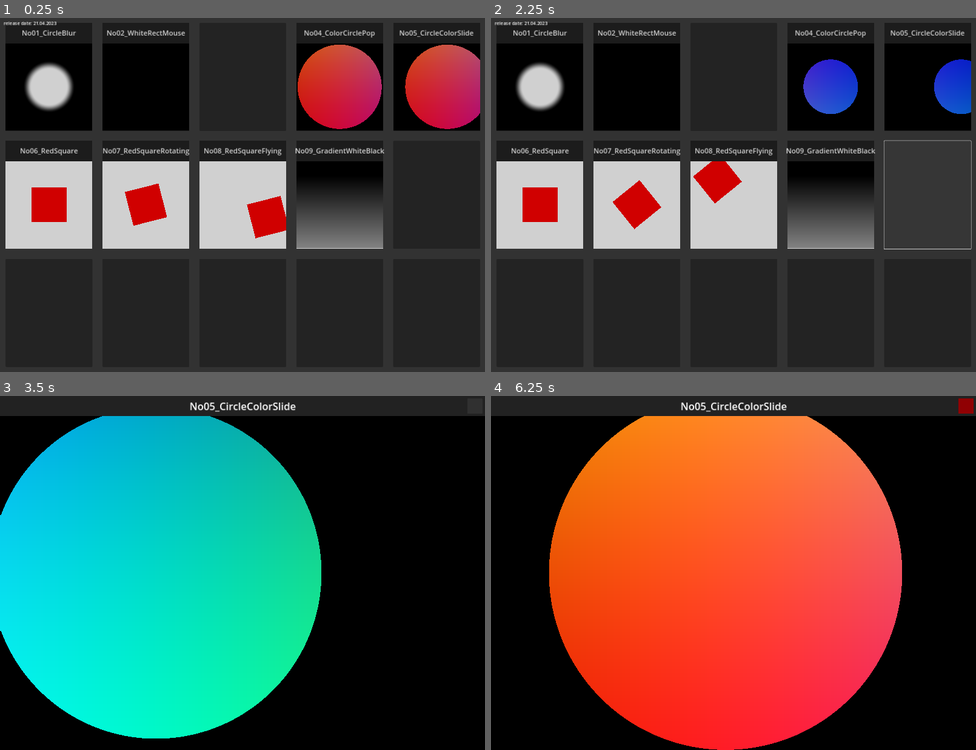
Above: before the commit, frames 1-4 (two rows, left to right).
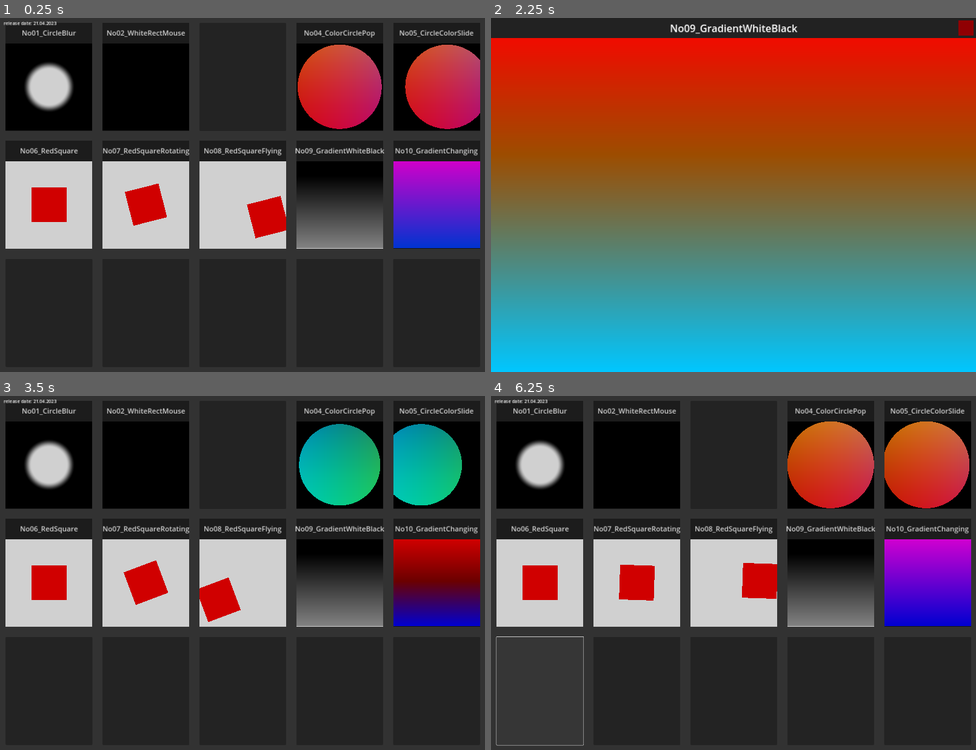
Above: after the commit, the same moments.

Repository: TechnoLukas/Godot4-Shaders
Game: Godot game, scene res://main.tscn
The game is run twice, just before and just after one commit, with the same random seed, the same clock (stepped at 60 frames per second) and the same inputs.
Inputs (mouse positions are in pixels of both pictures, inside the frame that each line leads up to):
- Up to frame 1 (0.25 s): no input
- Up to frame 2 (2.25 s): click (539, 78) at 0.52 s; click (966, 28) at 1.25 s; click (927, 195) at 2.02 s
- Up to frame 3 (3.5 s): click (475, 406) at 2.77 s
- Up to frame 4 (6.25 s): click (966, 406) at 3.52 s; click (966, 406) at 4.27 s; click (733, 456) at 5.02 s; click (539, 689) at 5.77 s

The runs differ from the first frame. In frame 1, 4.5% of the frame differs, in the area x 81-99%, y 36-66%; in frame 2, 95%, in the area x 0-100%, y 0-100%; in frame 3, 90%; in frame 4, 91%.

Commit message:
added new shader No10_GradientChanging

Diff:
--- a/main.tscn
+++ b/main.tscn
@@ -10,6 +10,7 @@
 [ext_resource type="Shader" path="res://shaders/shader_No7_Small.gdshader" id="8_plcd6"]
 [ext_resource type="Shader" path="res://shaders/shader_No8_Small.gdshader" id="9_oqkag"]
 [ext_resource type="Shader" path="res://shaders/shader_No9_Small.gdshader" id="10_lxv0p"]
+[ext_resource type="Shader" path="res://shaders/shader_No10_Small.gdshader" id="11_yvgph"]
 
 [sub_resource type="Theme" id="Theme_bhqtq"]
 
@@ -42,6 +43,9 @@
 
 [sub_resource type="ShaderMaterial" id="ShaderMaterial_ipifg"]
 shader = ExtResource("10_lxv0p")
+
+[sub_resource type="ShaderMaterial" id="ShaderMaterial_5k38k"]
+shader = ExtResource("11_yvgph")
 
 [sub_resource type="Theme" id="Theme_bnp8s"]
 Label/font_sizes/font_size = 18
@@ -451,9 +455,50 @@
 script = ExtResource("1_fjke5")
 scene = "res://scenes/No09_GradientWhiteBlack.tscn"
 
-[node name="button5" type="Button" parent="ColorRect/VBoxContainer/HBoxContainer2"]
-layout_mode = 2
-size_flags_horizontal = 3
+[node name="button5" type="ColorRect" parent="ColorRect/VBoxContainer/HBoxContainer2"]
+layout_mode = 2
+size_flags_horizontal = 3
+color = Color(0.0980392, 0.0980392, 0.0980392, 1)
+
+[node name="titlebar" type="ColorRect" parent="ColorRect/VBoxContainer/HBoxContainer2/button5"]
+layout_mode = 1
+anchors_preset = 10
+anchor_right = 1.0
+offset_bottom = 80.0
+grow_horizontal = 2
+color = Color(0.133333, 0.133333, 0.133333, 1)
+
+[node name="title" type="Label" parent="ColorRect/VBoxContainer/HBoxContainer2/button5/titlebar"]
+layout_mode = 1
+anchors_preset = 15
+anchor_right = 1.0
+anchor_bottom = 1.0
+grow_horizontal = 2
+grow_vertical = 2
+theme_override_font_sizes/font_size = 28
+text = "No10_GradientChanging"
+horizontal_alignment = 1
+vertical_alignment = 1
+
+[node name="ColorRect" type="ColorRect" parent="ColorRect/VBoxContainer/HBoxContainer2/button5"]
+material = SubResource("ShaderMaterial_5k38k")
+layout_mode = 1
+anchors_preset = 10
+anchor_right = 1.0
+offset_top = 80.0
+offset_bottom = 424.0
+grow_horizontal = 2
+
+[node name="button" type="Button" parent="ColorRect/VBoxContainer/HBoxContainer2/button5"]
+layout_mode = 1
+anchors_preset = 15
+anchor_right = 1.0
+anchor_bottom = 1.0
+grow_horizontal = 2
+grow_vertical = 2
+theme_override_styles/normal = SubResource("StyleBoxFlat_vjlwb")
+script = ExtResource("1_fjke5")
+scene = "res://scenes/No10_GradientChanging.tscn"
 
 [node name="HBoxContainer3" type="HBoxContainer" parent="ColorRect/VBoxContainer"]
 y_sort_enabled = true
@@ -499,3 +544,4 @@
 [connection signal="pressed" from="ColorRect/VBoxContainer/HBoxContainer2/button2/button" to="ColorRect/VBoxContainer/HBoxContainer2/button2/button" method="_on_pressed"]
 [connection signal="pressed" from="ColorRect/VBoxContainer/HBoxContainer2/button3/button" to="ColorRect/VBoxContainer/HBoxContainer2/button3/button" method="_on_pressed"]
 [connection signal="pressed" from="ColorRect/VBoxContainer/HBoxContainer2/button4/button" to="ColorRect/VBoxContainer/HBoxContainer2/button4/button" method="_on_pressed"]
+[connection signal="pressed" from="ColorRect/VBoxContainer/HBoxContainer2/button5/button" to="ColorRect/VBoxContainer/HBoxContainer2/button5/button" method="_on_pressed"]
--- /dev/null
+++ b/scenes/No10_GradientChanging.tscn
@@ -0,0 +1,76 @@
+[gd_scene load_steps=5 format=3 uid="uid://cifpstcbycvhk"]
+
+[ext_resource type="Script" path="res://changescene.gd" id="1_ysl1x"]
+[ext_resource type="Shader" path="res://shaders/shader_No10_Big.gdshader" id="2_j6pjk"]
+
+[sub_resource type="StyleBoxFlat" id="StyleBoxFlat_eg16j"]
+bg_color = Color(0.564706, 0, 0.0117647, 1)
+
+[sub_resource type="ShaderMaterial" id="ShaderMaterial_tqeto"]
+shader = ExtResource("2_j6pjk")
+
+[node name="Control" type="Control"]
+layout_mode = 3
+anchors_preset = 15
+anchor_right = 1.0
+anchor_bottom = 1.0
+grow_horizontal = 2
+grow_vertical = 2
+
+[node name="ColorRect" type="ColorRect" parent="."]
+layout_mode = 1
+anchors_preset = 15
+anchor_right = 1.0
+anchor_bottom = 1.0
+grow_horizontal = 2
+grow_vertical = 2
+color = Color(0.196078, 0.196078, 0.196078, 1)
+
+[node name="titlebar" type="ColorRect" parent="ColorRect"]
+layout_mode = 1
+anchors_preset = 10
+anchor_right = 1.0
+offset_bottom = 80.0
+grow_horizontal = 2
+color = Color(0.133333, 0.133333, 0.133333, 1)
+
+[node name="title" type="Label" parent="ColorRect/titlebar"]
+layout_mode = 1
+anchors_preset = 15
+anchor_right = 1.0
+anchor_bottom = 1.0
+grow_horizontal = 2
+grow_vertical = 2
+theme_override_font_sizes/font_size = 40
+text = "No09_GradientWhiteBlack"
+horizontal_alignment = 1
+vertical_alignment = 1
+
+[node name="ColorRect" type="Button" parent="ColorRect/titlebar"]
+layout_mode = 1
+anchors_preset = -1
+anchor_left = 1.0
+anchor_top = 0.5
+anchor_right = 1.0
+anchor_bottom = 0.5
+offset_left = -70.0
+offset_top = -30.0
+offset_right = -10.0
+offset_bottom = 30.0
+grow_horizontal = 0
+grow_vertical = 2
+theme_override_styles/normal = SubResource("StyleBoxFlat_eg16j")
+script = ExtResource("1_ysl1x")
+scene = "res://main.tscn"
+
+[node name="ColorRect" type="ColorRect" parent="ColorRect"]
+material = SubResource("ShaderMaterial_tqeto")
+layout_mode = 1
+anchors_preset = 15
+anchor_right = 1.0
+anchor_bottom = 1.0
+offset_top = 80.0
+grow_horizontal = 2
+grow_vertical = 2
+
+[connection signal="pressed" from="ColorRect/titlebar/ColorRect" to="ColorRect/titlebar/ColorRect" method="_on_pressed"]
--- /dev/null
+++ b/shaders/shader_No10_Big.gdshader
@@ -0,0 +1,26 @@
+//No10_GradientChanging
+
+//based on https://inspirnathan.com/posts/47-shadertoy-tutorial-part-1/
+//see more info about shaders here --> https://github.com/TechnoLukas/My-favourite-shaders-links
+//ported with https://github.com/jayaarrgh/shadertoy2godot (with some hand fixing)
+//on shadertoy https://www.shadertoy.com/view/msdXW2
+
+shader_type canvas_item;
+vec3 getBackgroundColor(vec2 uv) {
+    uv += 0.5; // remap uv from <-0.5,0.5> to <0,1>
+    vec3 gradientStartColor = vec3(1., 0., cos(TIME));
+    vec3 gradientEndColor = vec3(0., sin(TIME), 1.);
+    return mix(gradientStartColor, gradientEndColor, uv.y); // gradient goes from bottom to top
+}
+
+void fragment() {
+
+    vec2 uv = FRAGCOORD.xy/(1.0/SCREEN_PIXEL_SIZE).xy; // <0, 1>
+    uv -= 0.5; // <-0.5,0.5>
+    uv.x *= (1.0/SCREEN_PIXEL_SIZE).x/(1.0/SCREEN_PIXEL_SIZE).y; // fix aspect ratio
+
+    vec3 col = getBackgroundColor(uv);
+
+    // Output to screen
+    COLOR = vec4(col,1.0);
+}
--- /dev/null
+++ b/shaders/shader_No10_Small.gdshader
@@ -0,0 +1,26 @@
+//No10_GradientChanging
+
+//based on https://inspirnathan.com/posts/47-shadertoy-tutorial-part-1/
+//see more info about shaders here --> https://github.com/TechnoLukas/My-favourite-shaders-links
+//ported with https://github.com/jayaarrgh/shadertoy2godot (with some hand fixing)
+//on shadertoy https://www.shadertoy.com/view/msdXW2
+
+shader_type canvas_item;
+vec3 getBackgroundColor(vec2 uv) {
+    uv += 0.5; // remap uv from <-0.5,0.5> to <0,1>
+    vec3 gradientStartColor = vec3(1., 0., cos(TIME));
+    vec3 gradientEndColor = vec3(0., sin(TIME), 1.);
+    return mix(gradientStartColor, gradientEndColor, uv.y); // gradient goes from bottom to top
+}
+
+void fragment() {
+
+	vec2 uv = UV;
+	uv.y=uv.y-0.5;
+	uv.x=uv.x-0.5;
+
+    vec3 col = getBackgroundColor(uv);
+
+    // Output to screen
+    COLOR = vec4(col,1.0);
+}
Not shown, added: images/No09_GradientWhiteBlack.png.import
Not shown: 1 places in main.tscn that only renumber resources
Not shown, changed: README.md
Not shown, added: images/No10_GradientChanging.gif
Not shown, added: images/No10_GradientChanging2.gif
